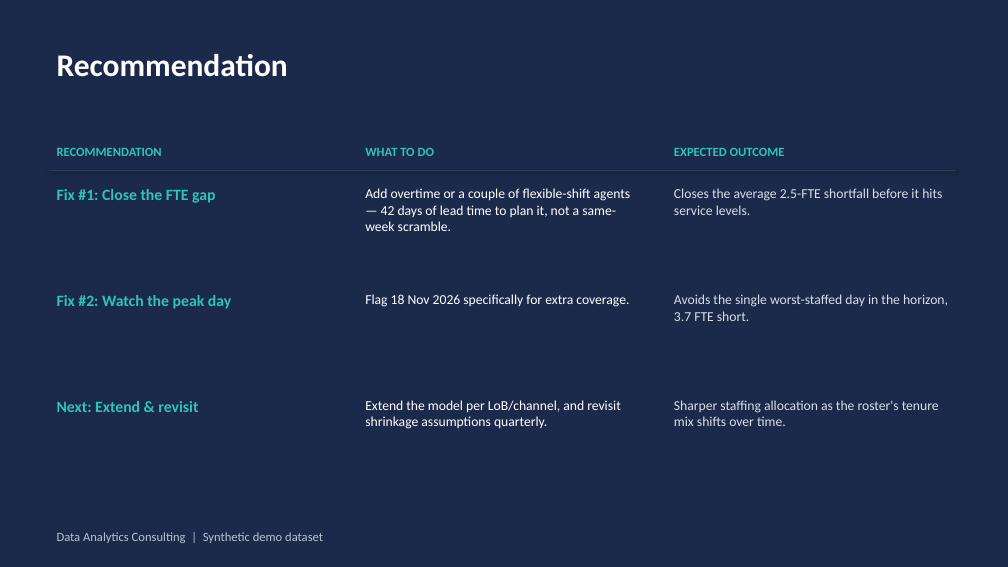
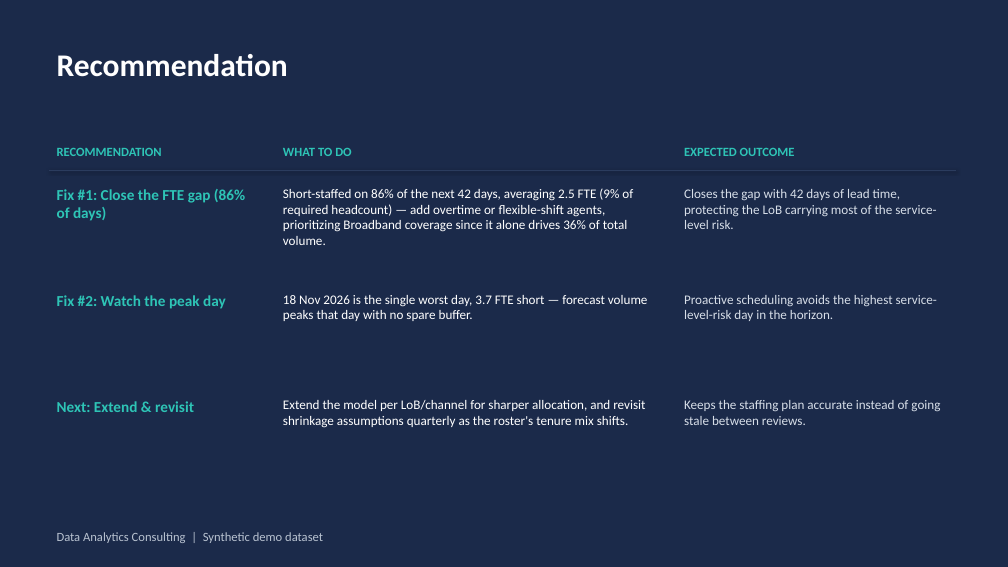
Before and after one commit to rameshpennam/ds-use-cases, a slide deck: slide 6 of usecase2_demand_forecasting/final_output/usecase2_forecast_summary.pptx. Drawn at 1008x567 pixels with LibreOffice and Linux fonts; fonts in the diff are those of the drawing. Boxes give left, top, right and bottom in pixels: in the first picture for what was removed or moved away, otherwise in the second. Text is boxed around its words. In the diff, an @@ line names an element or a change of style, - is before the commit and + after.

```diff
--- a/usecase2_demand_forecasting/final_output/usecase2_forecast_summary.pptx
+++ b/usecase2_demand_forecasting/final_output/usecase2_forecast_summary.pptx
@@ text "WHAT TO DO": place and size @@
-text "WHAT TO DO" at box(365, 148, 434, 156)
+text "WHAT TO DO" at box(283, 148, 351, 156)
@@ text "EXPECTED OUTCOME": place and size @@
-text "EXPECTED OUTCOME" at box(674, 148, 785, 156)
+text "EXPECTED OUTCOME" at box(684, 148, 795, 156)
@@ text at box(57, 189, 245, 221): text changed; size 15 to 14.5 pt @@
-Fix #1: Close the FTE gap
+Fix #1: Close the FTE gap (86% of days)
@@ text at box(283, 188, 633, 245): text changed; size 13 to 12.5 pt @@
-Add overtime or a couple of flexible-shift agents — 42 days of lead time to plan it, not a same-week scramble.
+Short-staffed on 86% of the next 42 days, averaging 2.5 FTE (9% of required headcount) — add overtime or flexible-shift agents, prioritizing Broadband coverage since it alone drives 36% of total volume.
@@ text at box(684, 189, 936, 229): text changed; size 13 to 12.5 pt @@
-Closes the average 2.5-FTE shortfall before it hits service levels.
+Closes the gap with 42 days of lead time, protecting the LoB carrying most of the service-level risk.
@@ text "Fix #2: Watch the peak ..." at box(57, 295, 226, 309): size 15 to 14.5 pt @@
@@ text at box(283, 295, 648, 321): text changed; size 13 to 12.5 pt @@
-Flag 18 Nov 2026 specifically for extra coverage.
+18 Nov 2026 is the single worst day, 3.7 FTE short — forecast volume peaks that day with no spare buffer.
@@ text at box(684, 295, 937, 321): text changed; size 13 to 12.5 pt @@
-Avoids the single worst-staffed day in the horizon, 3.7 FTE short.
+Proactive scheduling avoids the highest service-level-risk day in the horizon.
@@ text "Next: Extend & revisit" at box(57, 401, 194, 412): size 15 to 14.5 pt @@
@@ text at box(283, 400, 645, 428): text changed; size 13 to 12.5 pt @@
-Extend the model per LoB/channel, and revisit shrinkage assumptions quarterly.
+Extend the model per LoB/channel for sharper allocation, and revisit shrinkage assumptions quarterly as the roster's tenure mix shifts.
@@ text at box(684, 400, 940, 425): text changed; size 13 to 12.5 pt @@
-Sharper staffing allocation as the roster's tenure mix shifts over time.
+Keeps the staffing plan accurate instead of going stale between reviews.
```
Also in this commit, not shown: 2 other slides changed, 3 other files.
